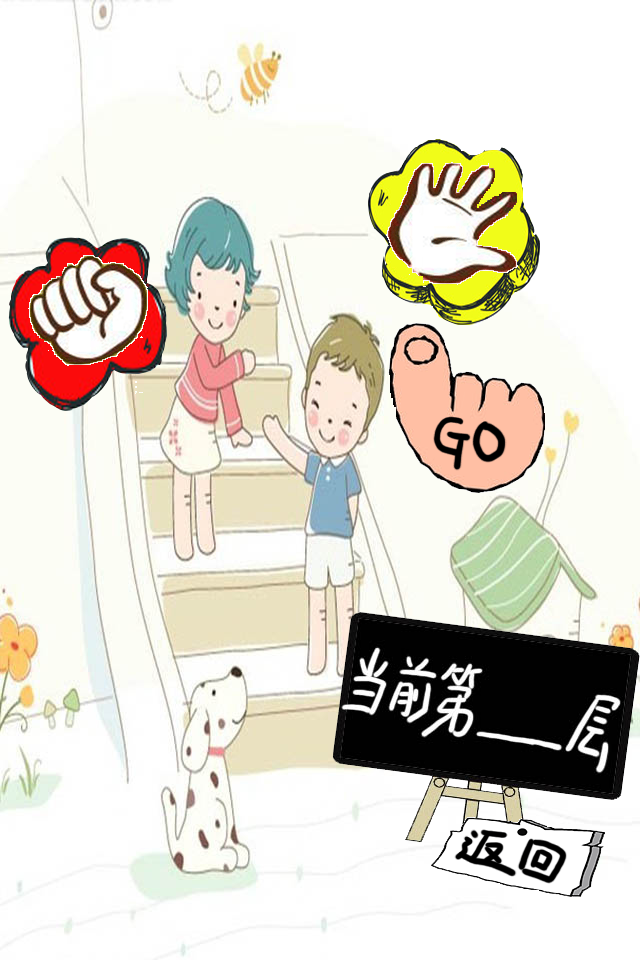
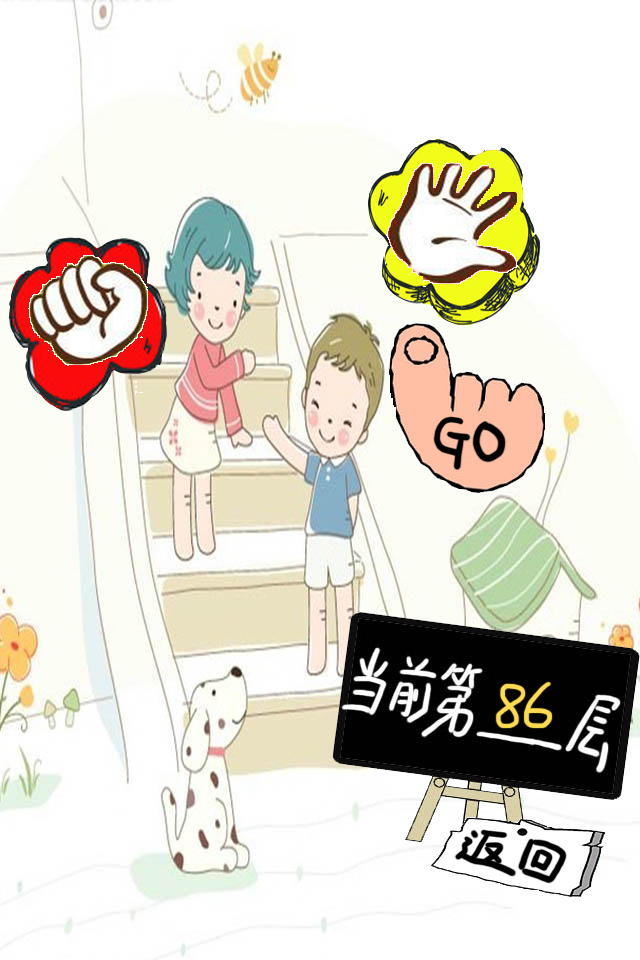
The second 640px x 960px image is a revision of the first. Changes to its layers:
added layer "图层 1" above "play（按钮）" over [495, 681, 554, 729]
